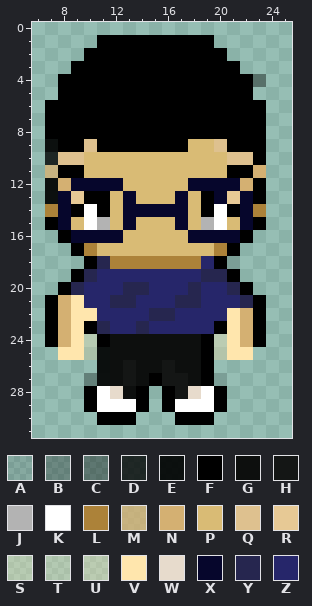
Edited in one commit: pixel-art sprite (src/main/resources/py/spr_3.png). That is the earlier state.
The file is 32x32 pixels. Pixels under 10% opacity are left out. Colours within 5 levels of each other are drawn and written as one. Shown: x 6..25, y 0..31.
Palette (. is transparent): A #0000001c  B #00000048  C #0000005f  D #000000c9  E #000000ea  F #000000  G #0d0f0e  H #141615  J #b3b3b3  K #ffffff  L #ac8239  M #d4b072c9  N #d4b072  P #d9bb75  Q #dec18f  R #e7c995  S #ffe6ad51  T #ffe6ad46  U #ffe6ad5a  V #ffe6ad  W #e7dbcc  X #06062c  Y #26264f  Z #26266a
New version:
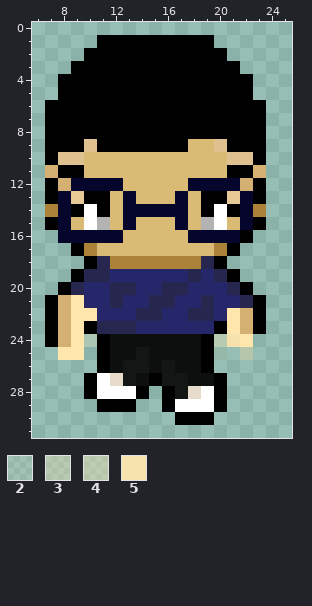
Colours new in this view: 2 #ffe6ad1b  3 #ffe6ad51  4 #ffe6ad60  5 #ffe6ade9
What changed:
Colour S changes from #ffe6ad51 to #ffe6ad32.
The edit turns colour U into colour 2 in row 25 at x 20.
The edit turns colour U into colour 3 in row 24 at x 20.
The edit turns colour V into colour 4 in row 25 at x 22.
The edit turns colour V into colour 5 in row 24 at x 21.
The edit turns colour A into colour F in row 27 at x 20.
The edit turns colour B into colour F in row 27 at x 10.
The edit turns colour D into colour F in row 10 at x 7.
The edit turns colour E into colour F in row 9 at x 7; in rows 12 to 13 at x 7; in rows 25 to 26 at x 11.
The edit turns colour K into colour F in row 29 at x 11 to 13.
The edit turns colour X into colour F in row 13 at x 20.
The edit turns colour F into colour G in row 27 at x 19.
The edit turns colour G into colour H in rows 25 to 26 at x 14.
The edit turns colour E into colour K in row 27 at x 11.
The edit turns colour G into colour K in row 28 at x 13.
The edit turns colour W into colour K in row 28 at x 12.
The edit turns colour M into colour N in row 11 at x 7.
The edit turns colour N into colour V in row 24 at x 22.
The edit turns colour G into colour W in row 27 at x 12.
The edit turns colour F into colour X in row 16 at x 8.
The edit turns colour Z into colour Y in row 18 at x 19; in row 19 at x 11 and 18; in row 20 at x 12 and 16 to 17; in row 21 at x 15 to 16 and 19; in row 22 at x 14 and 18 to 19; in row 23 at x 12 to 13.
The edit turns colour Y into colour Z in row 19 at x 19; in row 20 at x 14 and 18; in row 21 at x 13 and 17 to 18; in row 22 at x 16; in row 23 at x 14.
Colour A is removed in row 18 at x 21.
Colour C is removed in row 4 at x 23.
Colour F is removed in row 24 at x 23; in row 29 at x 10 and 14; in row 30 at x 11 to 13.
Colour T is removed in row 25 at x 10.
Colour V is removed in row 25 at x 21.
Pixel boxes of the changes (left, top, right, bottom) in both pictures:
erased: (253, 74, 266, 87)
changed: (45, 139, 266, 425)
